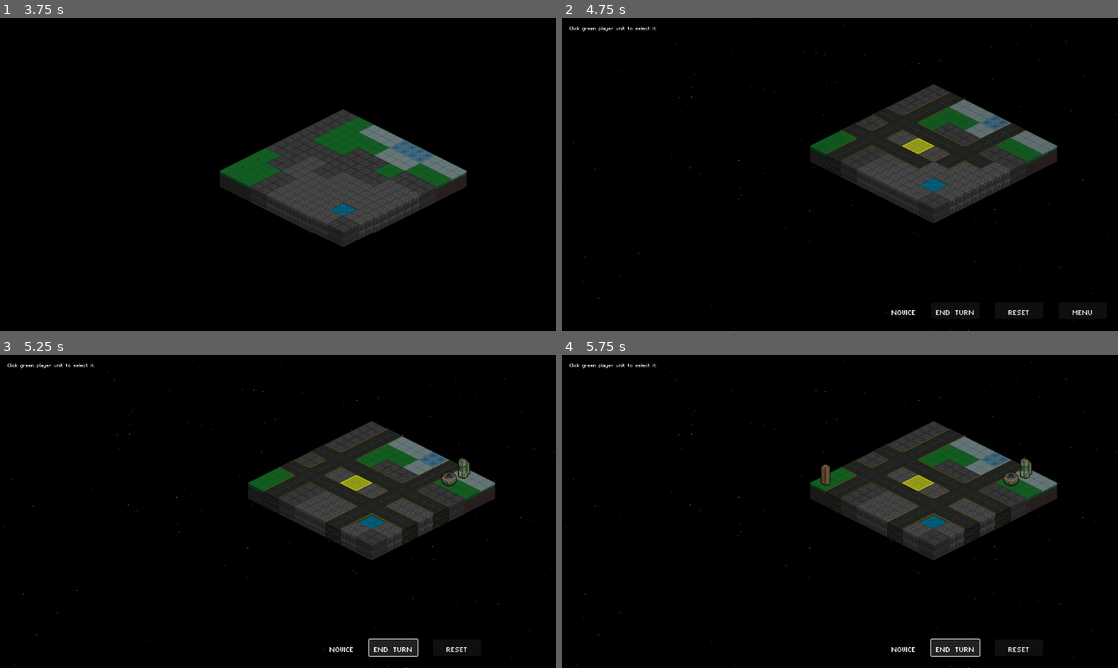
Above: before the commit, frames 1-4 (two rows, left to right).
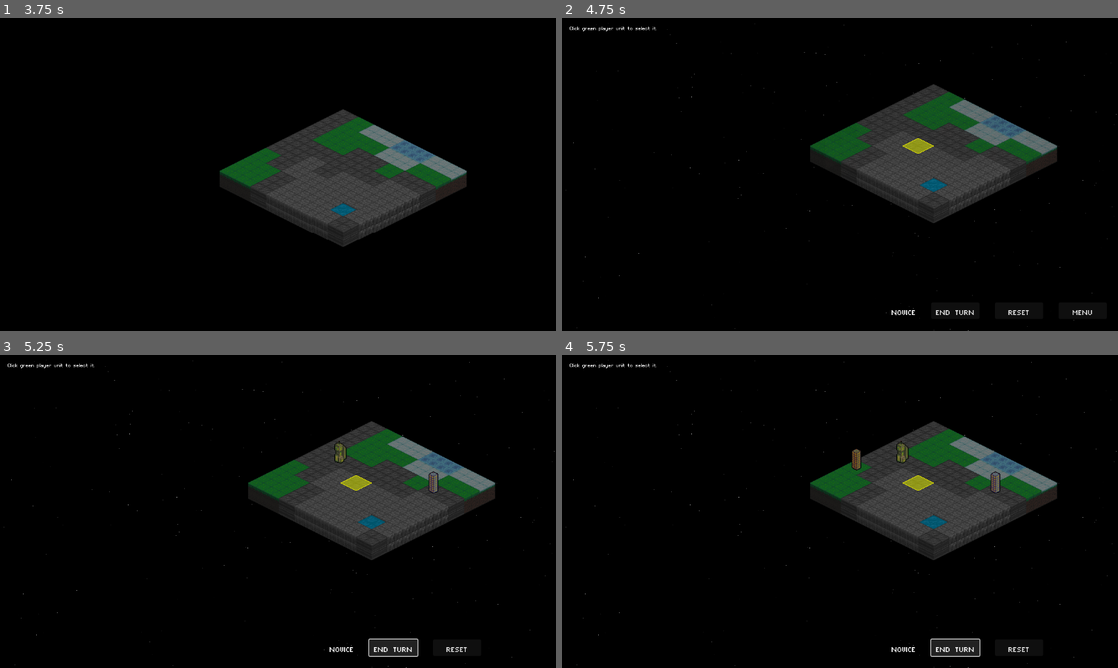
Above: after the commit, the same moments.

Repository: Tekknobot/Terrain
Game: Godot game, scene res://Scenes/TitleScreen.tscn
The game is run twice, just before and just after one commit, with the same random seed, the same clock (stepped at 60 frames per second) and the same inputs. Sound files missing from this copy of the repository are replaced by a short silence.
Inputs (mouse positions are in pixels of both pictures, inside the frame that each line leads up to):
- Up to frame 1 (3.75 s): click "PLAY" at 0.5 s; tap Enter (ui_accept) at 1.25, 1.52 s; move the mouse to (400, 158) at 1.27 s; click (400, 158) at 1.42 s; drag from (166, 190) to (294, 215) at 2.02 s; move the mouse to (333, 105) at 2.77 s; click (333, 105) at 2.92 s; drag from (250, 237) to (361, 140) at 3.52 s
- Up to frame 2 (4.75 s): tap Enter (ui_accept) at 4.25, 4.52 s; move the mouse to (1006, 221) at 4.27 s; click (1006, 221) at 4.42 s
- Up to frame 3 (5.25 s): click "END TURN" at 5 s
- Up to frame 4 (5.75 s): no input

Frame 1 is identical in both runs. In frame 2, 2.1% of the frame differs, in the area x 47-84%, y 23-49%; in frame 3, 3.4%; in frame 4, 3.5%, in the area x 46-85%, y 23-61%.

Commit message:
Randomize road count.

Diff:
--- a/Scripts/OrbitalStrikeController.gd
+++ b/Scripts/OrbitalStrikeController.gd
@@ -37,6 +37,9 @@
 	tw.tween_callback(Callable(layer, "queue_free"))
 
 func _strike_all(is_player_team: bool) -> void:
+	# Bullet time
+	Engine.time_scale = 0.25
+
 	var vr    = get_viewport().get_visible_rect()
 	var top_y = vr.position.y - laser_height
 
@@ -83,3 +86,5 @@
 
 		# e) wait before next beam
 		await get_tree().create_timer(laser_delay).timeout
+
+	Engine.time_scale = 1
--- a/Scripts/TileMap.gd
+++ b/Scripts/TileMap.gd
@@ -349,7 +349,7 @@
 func _generate_roads():
 	var used_h := []
 	var used_v := []
-	for i in range(2):
+	for i in randi_range(0, 2):
 		var hy = _get_unique_random_odd(grid_height, used_h)
 		draw_road(Vector2i(0, hy), Vector2i(1, 0), DOWN_RIGHT_ROAD)
 		var vx = _get_unique_random_odd(grid_width, used_v)
--- a/Scripts/Unit.gd
+++ b/Scripts/Unit.gd
@@ -584,7 +584,7 @@
 		var roll := randi() % 100
 		var drop = null
 
-		if roll < 40:
+		if roll < 2:
 			# 40% total chance to drop something…
 			var which = randi() % 3
 			match which:
